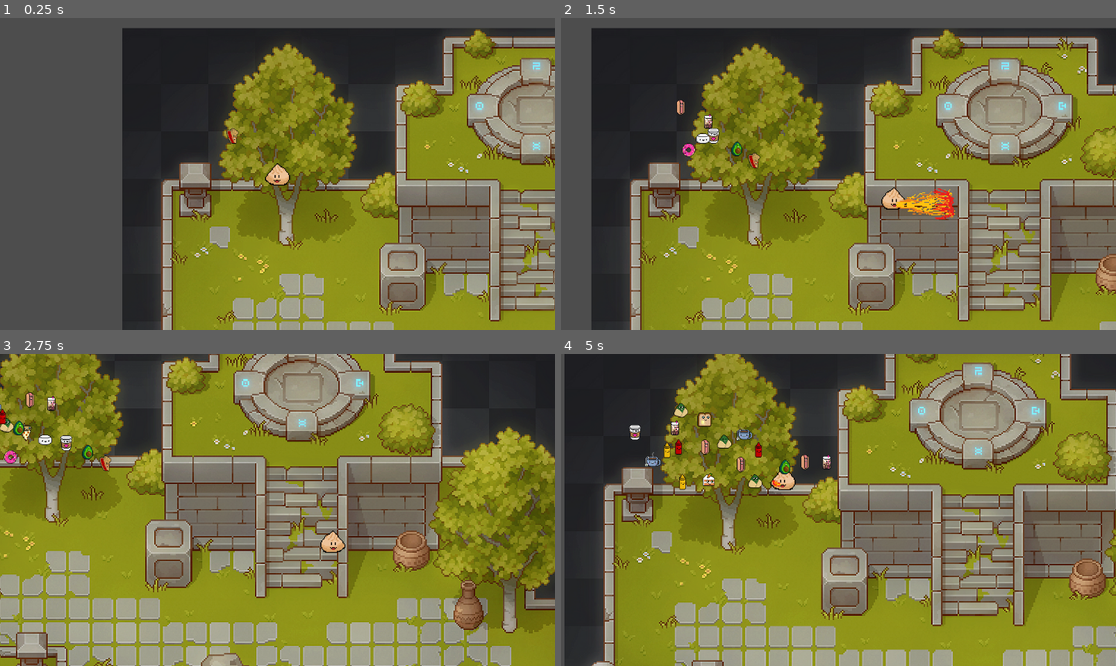
Above: before the commit, frames 1-4 (two rows, left to right).
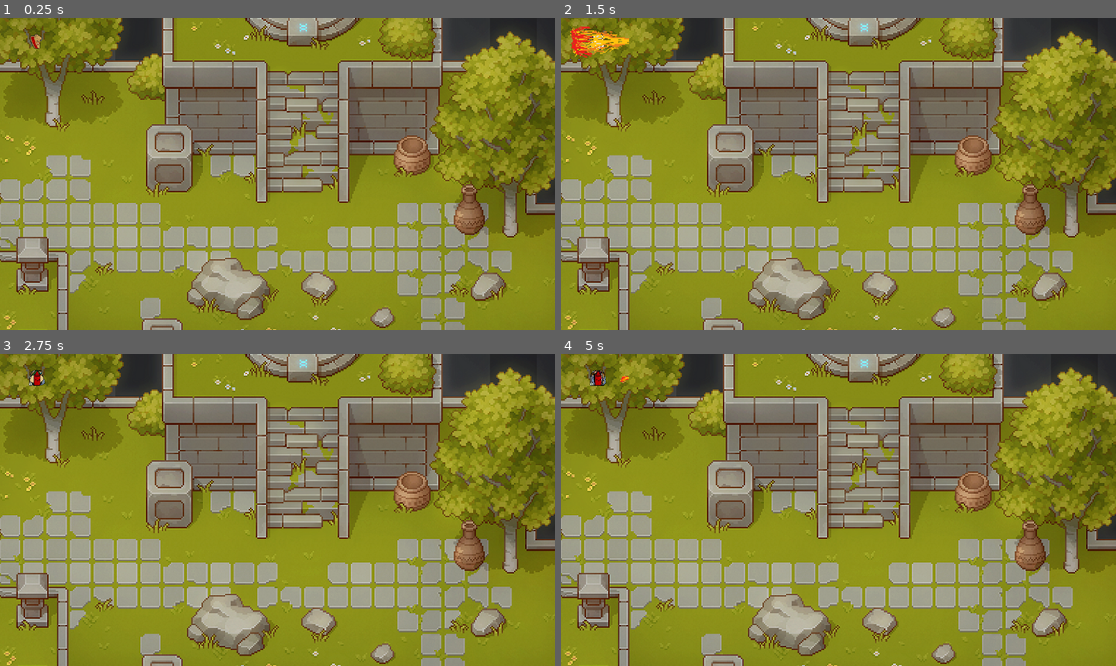
Above: after the commit, the same moments.

Repository: SteamedKoko/Gluttony
Game: Godot game, scene res://scenes/arena/arena.tscn
The game is run twice, just before and just after one commit, with the same random seed, the same clock (stepped at 60 frames per second) and the same inputs.
Inputs:
- Up to frame 1 (0.25 s): no input
- Up to frame 2 (1.5 s): hold F (right) 0.53-1.28 s; hold J (dash) 0.53-1.28 s; hold Down (down) from 1.28 s (still down); tap J (dash) at 1.35 s
- Up to frame 3 (2.75 s): release Down (down) at 2.03 s; hold F (right) from 2.03 s (still down); hold J (dash) from 2.03 s (still down)
- Up to frame 4 (5 s): release F (right) at 2.78 s; release J (dash) at 2.78 s; hold Up (up) 2.78-3.53 s; tap J (dash) at 2.85, 4.35 s; hold J (dash) 3.53-4.28 s; hold S (left) from 3.53 s (still down)

The runs differ from the first frame. In frame 1, 87% of the frame differs, in the area x 0-100%, y 0-100%; in frame 2, 81%; in frame 3, 74%; in frame 4, 79%.

Commit message:
when you walk away, you don't hear me say

Diff:
--- a/entities/monsters/base_monster.gd
+++ b/entities/monsters/base_monster.gd
@@ -1,7 +1,7 @@
 class_name BaseMonster
 extends CharacterBody2D
 
-@onready var player = get_tree().get_nodes_in_group("player")[0]
+@onready var player = get_tree().get_first_node_in_group("player")
 @onready var soft_collision = $SoftCollision
 
 @export var push_strength = 800
@@ -15,8 +15,9 @@
 
 
 func move_monster(delta) -> void:
-	var direction = (player.global_position - global_position).normalized()
-	velocity = velocity.move_toward(direction * move_speed, acceleration * delta)
+	if player:
+		var direction = (player.global_position - global_position).normalized()
+		velocity = velocity.move_toward(direction * move_speed, acceleration * delta)
 
 	if soft_collision.is_colliding():
 		velocity += soft_collision.get_push_vector() * delta * push_strength
--- a/entities/skills/base_skill.gd
+++ b/entities/skills/base_skill.gd
@@ -26,10 +26,10 @@
 
 
 func _on_execute_timeout() -> void:
-	print('go', execute_timer.wait_time)
 	animated_sprite.play()
 	animated_sprite.visible = true
 	pass
+
 
 func _on_animated_sprite_changed() -> void:
 	if animated_sprite.frame == frame_to_enable_collider:
@@ -38,6 +38,7 @@
 	if animated_sprite.frame == frame_to_end_collider:
 		collider.disabled = true
 
+
 func _on_animated_sprite_finished() -> void:
 	collider.disabled = true
 	animated_sprite.visible = false
--- a/scenes/arena/arena.tscn
+++ b/scenes/arena/arena.tscn
@@ -1,8 +1,8 @@
 [gd_scene load_steps=4 format=3 uid="uid://gwslf667jj30"]
 
-[ext_resource type="PackedScene" uid="uid://cetseqdkeuyvr" path="res://entities/player/player.tscn" id="1_1qjuf"]
 [ext_resource type="Texture2D" uid="uid://bedc6dmhufpr5" path="res://scenes/arena/A+_bft.png" id="1_5tue2"]
 [ext_resource type="PackedScene" uid="uid://c2rh1w6xsy484" path="res://entities/spawner/spawner.tscn" id="2_8trdl"]
+[ext_resource type="PackedScene" uid="uid://c66r3xjthspcv" path="res://entities/skills/fire.tscn" id="3_5tue2"]
 
 [node name="Arena" type="Node2D"]
 
@@ -11,7 +11,8 @@
 scale = Vector2(1.51846, 1.54154)
 texture = ExtResource("1_5tue2")
 
-[node name="Player" parent="." instance=ExtResource("1_1qjuf")]
-position = Vector2(92, 78)
+[node name="Spawner" parent="." instance=ExtResource("2_8trdl")]
+position = Vector2(77, 50)
 
-[node name="Spawner" parent="." instance=ExtResource("2_8trdl")]
+[node name="Fire" parent="." instance=ExtResource("3_5tue2")]
+position = Vector2(77, 50)
--- a/utils/attack/attack.gd
+++ b/utils/attack/attack.gd
@@ -5,7 +5,7 @@
 
 signal dealt_damage
 
-func _on_area_entered(area:Area2D) -> void:
+func _on_area_entered(area: Area2D) -> void:
     print('entered hurtbox')
     if area is HurtBox:
         area.receive_damage(damage)
